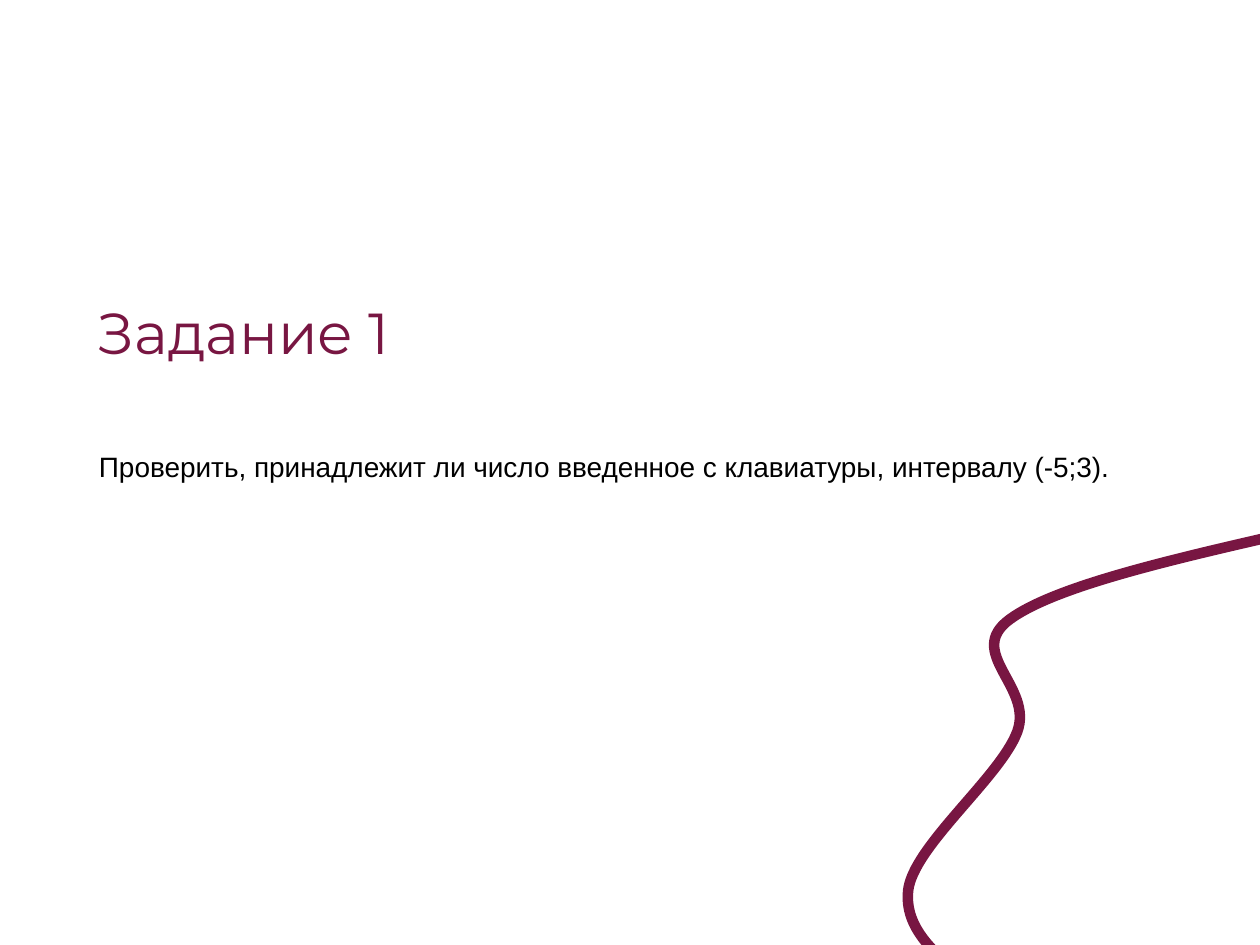
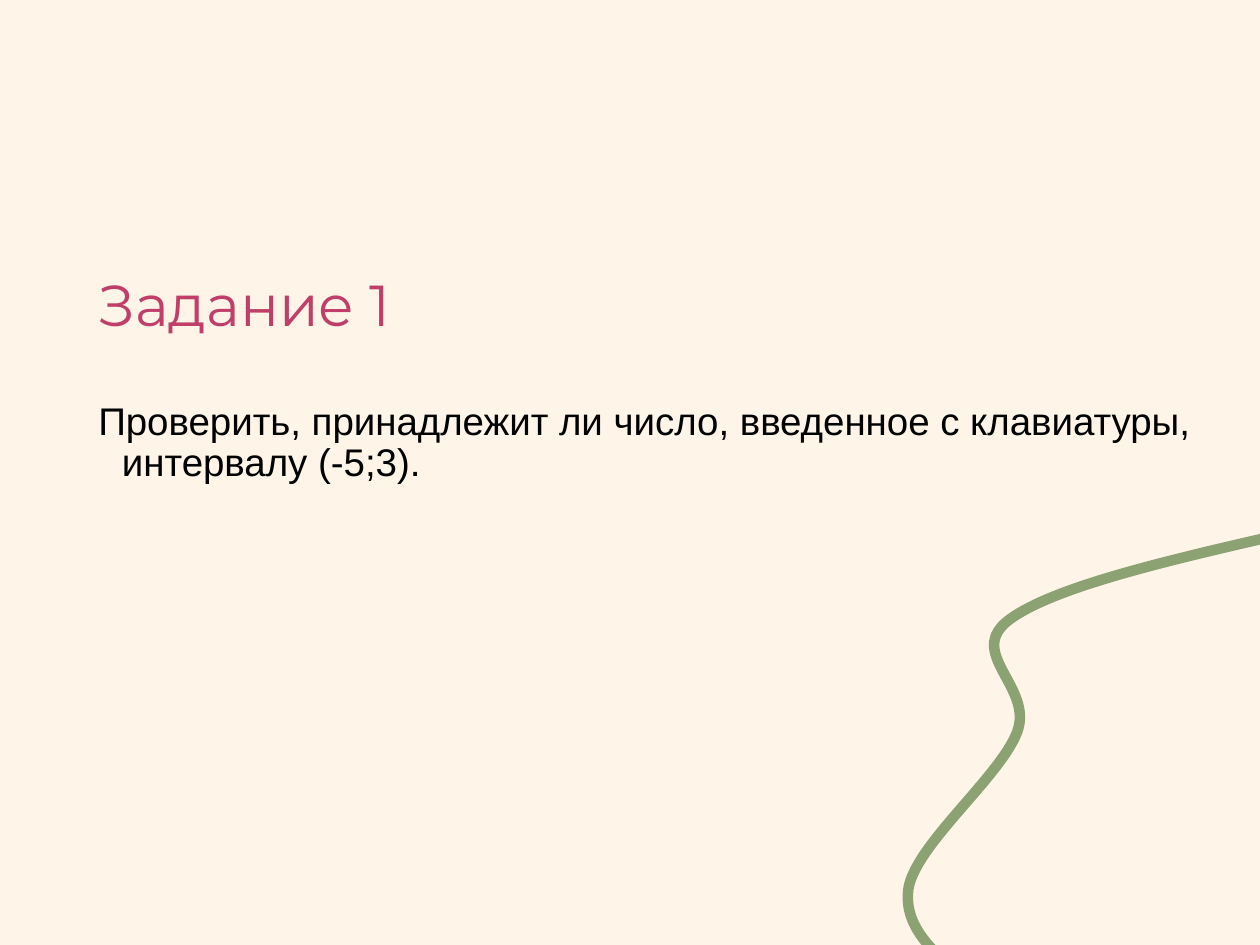
Before and after one commit to Svetlana184/SecondCourse, a slide deck: slide 9 of Презентация по программирвоанию _ Условный оператор в C#_.ppt (slide 7 before the commit). Drawn at 1260x945 pixels with LibreOffice and Linux fonts; fonts in the diff are those of the drawing. Boxes give left, top, right and bottom in pixels: in the first picture for what was removed or moved away, otherwise in the second. Text is boxed around its words. In the diff, an @@ line names an element or a change of style, - is before the commit and + after.

```diff
--- a/Презентация по программирвоанию _ Условный оператор в C#_.ppt
+++ b/Презентация по программирвоанию _ Условный оператор в C#_.ppt
@@ background #FFFFFF to #FEF4E8 @@
@@ title "Задание 1": place and size @@
-title "Задание 1" at <box>98,313,390,362</box>
+title "Задание 1" at <box>99,285,391,334</box>
@@ title "Задание 1" at <box>99,285,391,334</box>: text colour #781642 to #C03F68 @@
@@ text at <box>98,408,1190,484</box>: text changed; size 16 to 22 pt @@
-Проверить, принадлежит ли число введенное с клавиатуры, интервалу (-5;3).
+Проверить, принадлежит ли число, введенное с клавиатуры, интервалу (-5;3).
@@ freeform shape at <box>907,532,1260,945</box>: outline #781642 6.01 pt to #8CA273 6.01 pt @@
```
Also in this commit, not shown: 15 other slides changed, 5 slides added, 1 slide removed, 2 other files.
